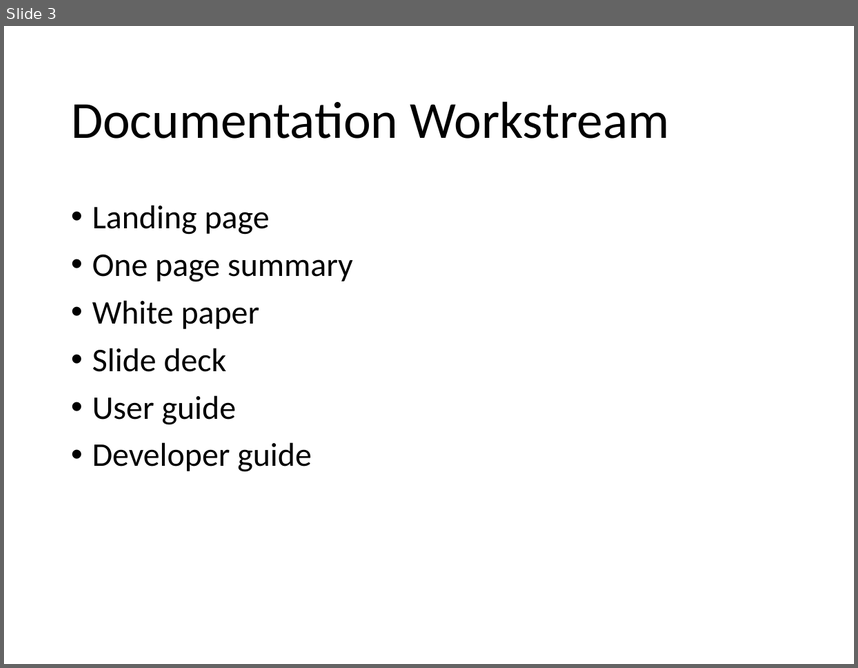
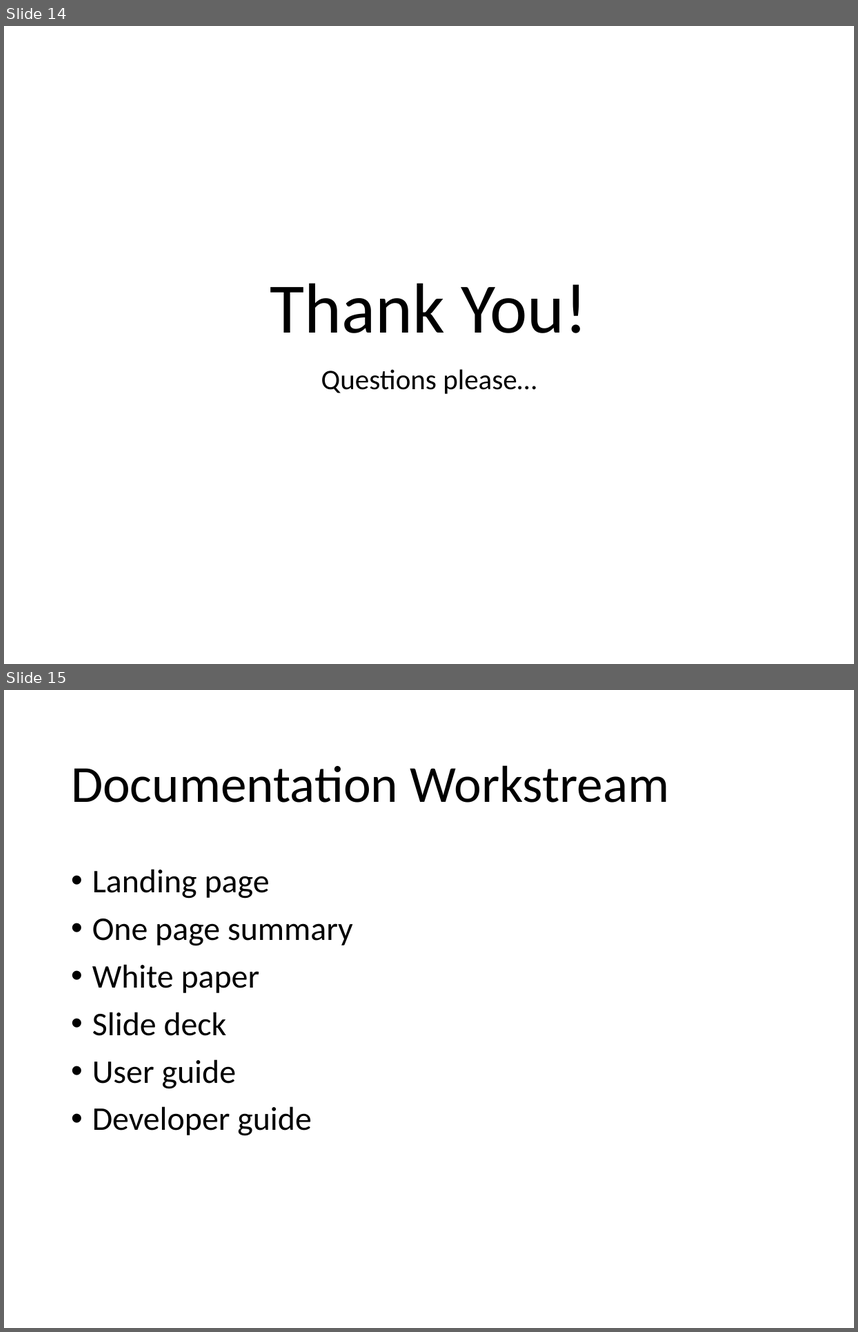
Before and after one commit to iot-schema-collab/teleconferences, a slide deck: iotschema-17may20218.pptx. Shown one above the other, each under a label of ours: slide 3 before the commit, slides 14 and 15 after it. The pictures are 858x668 and 858x1332 pixels, drawn with LibreOffice and Linux fonts; fonts in the diff are those of the drawing. Boxes give left, top, right and bottom in pixels: in the first picture for what was removed or moved away, otherwise in the second. Text is boxed around its words. In the diff, an @@ line names an element or a change of style, - is before the commit and + after.

```diff
--- a/iotschema-17may20218.pptx
+++ b/iotschema-17may20218.pptx
@@ slide 14 added at (4,26,854,664), background #FFFFFF @@
@@ title added at (270,283,588,333), 60 pt, text #000000 @@
+Thank You!
@@ subtitle added at (321,369,537,394), 24 pt, text #000000 @@
+Questions please…
@@ what was slide 3 is now slide 15 @@
```
Also in this commit, not shown: 2 slides changed, 10 other slides added, 1 slide removed, 1 other file.
